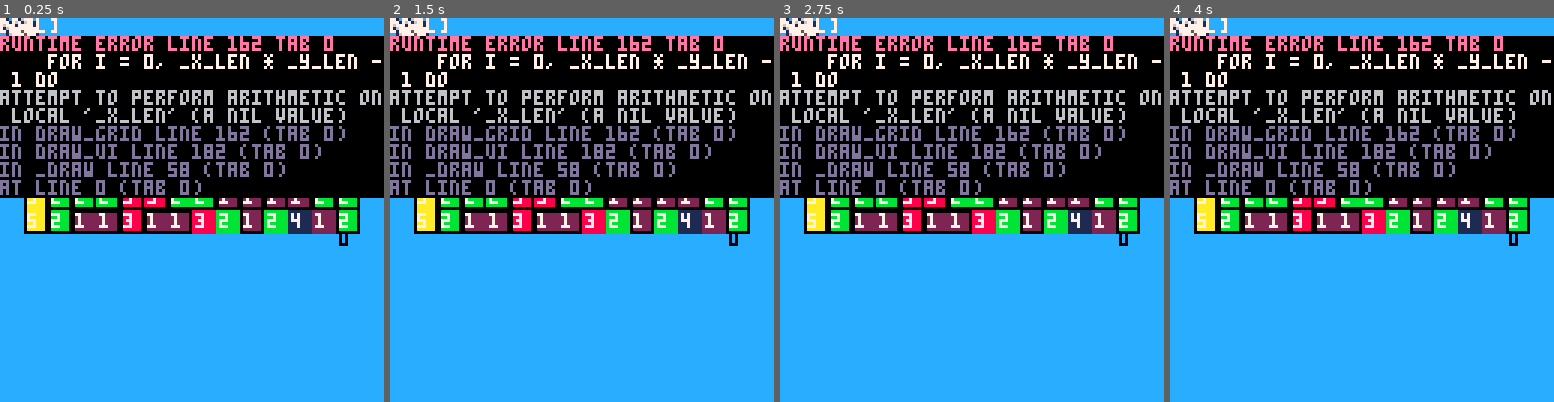
Above: before the commit, frames 1-4 (left to right).
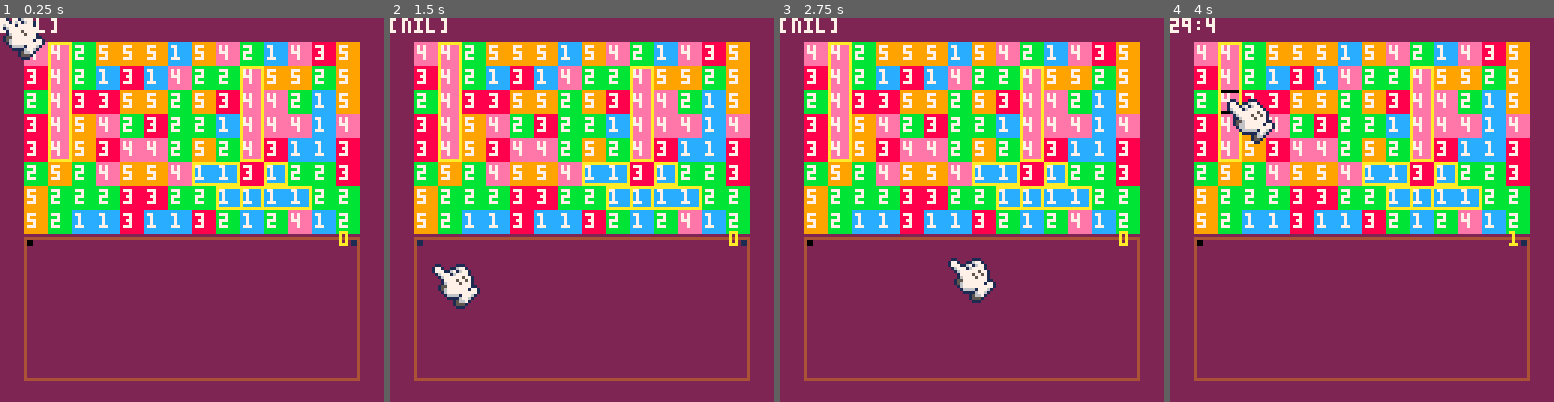
Above: after the commit, the same moments.

Repository: PxPerfectMike/match4
Game: PICO-8 cartridge match4.p8
Same seed, same stepped clock (60 frames per second), same inputs: the game is played once before the commit and once after it.
Inputs (mouse positions are in pixels of both pictures, inside the frame that each line leads up to):
- Up to frame 1 (0.25 s): no input
- Up to frame 2 (1.5 s): click (670, 121) at 0.67 s; click (436, 267) at 1.22 s
- Up to frame 3 (2.75 s): click (887, 114) at 1.77 s; click (952, 259) at 2.32 s
- Up to frame 4 (4 s): click (1404, 106) at 2.87 s; click (1465, 256) at 3.42 s; click (1231, 102) at 3.97 s

The runs differ from the first frame. In frame 1, 96% of the frame differs, in the area x 0-100%, y 0-100%; in frame 2, 96%; in frame 3, 96%; in frame 4, 96%.
Error before the commit: runtime error line 162 tab 0; for i = 0, _x_len * _y_len - 1 do; attempt to perform arithmetic on local '_x_len' (a nil value)

Commit message:
2 block connections are all being sensed (along with many minor changes)

Diff:
--- a/match4.p8
+++ b/match4.p8
@@ -35,36 +35,52 @@
 
 function _draw()
     -- clear screen (color)
-    cls(12)
-
-    -- draw grid (grid x_length, grid y_length, dimension, screen dimension, x_buffer, y_buffer, sprite_data, grid_data, print_color)
-    draw_grid(sz.x_len, sz.y_len, sprite_data.dim, sprite_data.screen_dim, sz.x_buff, sz.y_buff, sprite_data, grid, 7)
+    cls(2)
+
+    draw_ui()
 
     -- check grid (grid x_length, grid y_length, grid_data, x_buffer, y_buffer)
     check_grid(sz.x_len, sz.y_len, grid, sz.x_buff, sz.x_buff)
 
     --draw cursor (mouse stat, x stat, y stat, sprite 1, sprite 2, sprite dim x, sprite dim y)
     draw_cursor(stat(34), stat(32), stat(33), 16, 18, 2, 2)
-    debug_clicked_tile()
-
-    -- hilight clicked tile
-    if selected_tile != -1 then
-        rect(
-            selected_tile % sz.x_len * sprite_data.screen_dim + sz.x_buff,
-            flr(selected_tile / sz.x_len) * sprite_data.screen_dim + sz.y_buff,
-            selected_tile % sz.x_len * sprite_data.screen_dim + sz.x_buff + sprite_data.screen_dim - 1,
-            flr(selected_tile / sz.x_len) * sprite_data.screen_dim + sz.y_buff + sprite_data.screen_dim - 1,
-            color
-        )
-    end
-
-    draw_ui()
+    draw_debug()
 end
 
 -------- end page 0 --------
 -->8
 ---------- page 1 ----------
 -- helper functions
+
+function get_last(_table)
+    return _table[#_table]
+end
+
+function draw_debug()
+    debug_clicked_tile()
+end
+
+-- hilights a tile on the grid
+function highlight_tile(_tile, _x_len, _x_buff, _y_buff, _color)
+    rect(
+        _tile % _x_len * sprite_data.screen_dim + _x_buff,
+        flr(_tile / _x_len) * sprite_data.screen_dim + _y_buff,
+        _tile % _x_len * sprite_data.screen_dim + _x_buff + sprite_data.screen_dim - 1,
+        flr(_tile / _x_len) * sprite_data.screen_dim + _y_buff + sprite_data.screen_dim - 1,
+        _color
+    )
+end
+
+-- hilights a group of tiles on the grid (make sure it's horizontal or vertical)
+function highlight_tile_group(_tiles, _x_len, _x_buff, _y_buff, _color)
+    rect(
+        _tiles[1] % _x_len * sprite_data.screen_dim + _x_buff,
+        flr(_tiles[1] / _x_len) * sprite_data.screen_dim + _y_buff,
+        get_last(_tiles) % _x_len * sprite_data.screen_dim + _x_buff + sprite_data.screen_dim - 1,
+        flr(get_last(_tiles) / _x_len) * sprite_data.screen_dim + _y_buff + sprite_data.screen_dim - 1,
+        _color
+    )
+end
 
 -- set selected tile (mouse button, clicked tile)
 function set_selected_tile(mb, get_clicked)
@@ -100,32 +116,24 @@
     }
 end
 
-function draw_cursor()
-    if stat(34) == 1 then
-        spr(16, stat(32) - 1, stat(33) - 1, 2, 2)
-    else
-        spr(18, stat(32) - 1, stat(33) - 1, 2, 2)
-    end
-end
-
-function manage_sprite_data(x, y, dim, screen_dim)
+function manage_sprite_data(_x, _y, _dim, _screen_dim)
     -- sprite data
     sprite_data = {
-        { x = x, y = y },
-        { x = x * 2, y = y },
-        { x = x * 3, y = y },
-        { x = x * 4, y = y },
-        { x = x * 5, y = y },
-        { x = x * 6, y = y },
-        { x = x * 7, y = y },
-        { x = x * 8, y = y },
-        dim = dim,
-        screen_dim = screen_dim
+        { x = _x, y = _y },
+        { x = _x * 2, y = _y },
+        { x = _x * 3, y = _y },
+        { x = _x * 4, y = _y },
+        { x = _x * 5, y = _y },
+        { x = _x * 6, y = _y },
+        { x = _x * 7, y = _y },
+        { x = _x * 8, y = _y },
+        dim = _dim,
+        screen_dim = _screen_dim
     }
 end
 
 function debug_clicked_tile()
-    print(stat(34), 0)
+    print(stat(34))
     if get_clicked_tile() != -1 then
         print("" .. get_clicked_tile() .. ":" .. grid[get_clicked_tile()], 0, 0, 7)
     else
@@ -150,9 +158,9 @@
 
         -- return the tile index if it's valid
         if mouse_x >= sz.x_buff
-                and mouse_x <= sz.x_len * sprite_data.dim + sz.x_buff
+                and mouse_x < sz.x_len * sprite_data.dim + sz.x_buff
                 and mouse_y >= sz.y_buff
-                and mouse_y <= sz.y_len * sprite_data.dim + sz.y_buff then
+                and mouse_y < sz.y_len * sprite_data.dim + sz.y_buff then
             return tile_index
         end
     end
@@ -163,15 +171,17 @@
 -- draw grid (grid x_length, grid y_length, dimension, screen dimension, x_buffer, y_buffer, sprite_data, grid_data, print_color)
 function draw_grid(_x_len, _y_len, _dim, _screen_dim, _x_buff, _y_buff, _sprite_data, _grid_data, _print_color)
     for i = 0, _x_len * _y_len - 1 do
-        sspr(
-            _sprite_data[_grid_data[i]].x,
-            _sprite_data[_grid_data[i]].y,
-            _dim,
-            _dim,
-            i % _x_len * _screen_dim + _x_buff,
-            flr(i / _x_len) * _screen_dim + _y_buff,
-            _screen_dim, _screen_dim
-        )
+        if true then
+            sspr(
+                _sprite_data[_grid_data[i]].x,
+                _sprite_data[_grid_data[i]].y,
+                _dim,
+                _dim,
+                i % _x_len * _screen_dim + _x_buff,
+                flr(i / _x_len) * _screen_dim + _y_buff,
+                _screen_dim, _screen_dim
+            )
+        end
 
         print(_grid_data[i], i % _x_len * _sprite_data.screen_dim + _x_buff + 1, flr(i / _x_len) * _sprite_data.screen_dim + _y_buff + 1, _print_color)
     end
@@ -182,16 +192,18 @@
 end
 
 function draw_ui()
-    draw_grid()
-
+    -- draw grid (grid x_length, grid y_length, dimension, screen dimension, x_buffer, y_buffer, sprite_data, grid_data, print_color)
+    draw_grid(sz.x_len, sz.y_len, sprite_data.dim, sprite_data.screen_dim, sz.x_buff, sz.y_buff, sprite_data, grid, 7)
+
+    -- hilight clicked tile
+    if selected_tile != -1 then
+        highlight_tile(selected_tile, sz.x_len, sz.x_buff, sz.y_buff, color)
+    end
+
+    -- draw boarders
     rect(8, 73, 119, 120, 4)
     rectfill(9, 74, 10, 75, rnd(3))
     rectfill(117, 74, 118, 75, rnd(3))
-
-    -- hilight clicked tile
-    if selected_tile != -1 then
-        highlight_tile(selected_tile, 0)
-    end
 end
 
 function init_grid(x_len, y_len, tile_types)
@@ -210,8 +222,8 @@
 [table]: table of correct tiles
 ]]
 function check_grid(_x_len, _y_len, _grid, _x_buff, _y_buff)
-    possible_solutions = {}
-    solution_tiles = {}
+    local possible_solutions = {}
+    local solution_tiles = {}
 
     -- checking horizontal matches
     for i = 0, _x_len * _y_len - 1 do
@@ -222,8 +234,8 @@
                 -- if the tile to the left isn't the same color or it's the left most tile
                 if _grid[i] != _grid[i - 1] or i % _x_len == 0 then
                     -- make new table with the two tile indexs
-                    possible_solution = { i, i + 1 }
-                    j = 2
+                    local possible_solution = { i, i + 1 }
+                    local j = 2
                     -- check the following tiles, if it's the same color, add to the table
                     while _grid[i] == _grid[i + j] and (i + j) % _x_len != 0 do
                         add(possible_solution, i + j)
@@ -236,7 +248,7 @@
     end
 
     -- track when vertical matches start
-    vertical = #possible_solutions
+    local horizontal = #possible_solutions
 
     -- checking vertical matches
     for i = 0, _x_len * _y_len - _x_len - 1 do
@@ -245,8 +257,8 @@
             -- if the tile above matches this one then skip
             if _grid[i] != _grid[i - _x_len] then
                 -- make new table with the two tile indexs
-                possible_solution = { i, i + _x_len }
-                j = _x_len * 2
+                local possible_solution = { i, i + _x_len }
+                local j = _x_len * 2
                 -- check the following tiles, if it's the same color, add to the table
                 while _grid[i] == _grid[i + j] do
                     add(possible_solution, i + j)
@@ -260,56 +272,172 @@
     --deli(possible_solutions, 1) starts at 1 not 0
 
     for i = 1, #possible_solutions do
-        color = 0
-
-        solvable = false
+        --local color = 0
+
+        local solvable = false
 
         if #possible_solutions[i] == 2 then
-            if i < vertical then
-                -- if horizontal
-                -- the first item will be the left most tile so if there's a same tile x2 over to the left of the first tile
-                -- check the top and bottom for the tile to the left of the first tile
-                -- the last item will be the right most tile so if there's a same tile x2 over to the right of the first tile
-                -- check the top and bottom for the tile to the right of the last tile
-            else
+            if i > horizontal then
                 -- if vertical
-                -- the first item will be the top most tile so if there's a same tile x2 over the top of the first tile
-                -- check the left and right for the tile above the first tile
+
                 -- the last item will be the bottom most tile so if there's a same tile x2 under the bottom of the last tile
                 -- check the left and right for the tile below the last tile
+
+                local tile_index = possible_solutions[i][1]
+                local tile_type = _grid[tile_index]
+                -- the first item will be the top most tile so if there's a same tile x2 over the top of the first tile
+                -- so if the first tile has at least 2 tiles above it
+                if flr(tile_index / _x_len) >= 2 then
+                    -- check the tile above by two
+                    if _grid[tile_index - 2 * _x_len] == tile_type then
+                        -- check the left and right for the tile above the first tile
+
+                        -- if there is a column to the right
+                        if tile_index % _x_len < _x_len - 1 then
+                            if _grid[tile_index - _x_len + 1] == tile_type then
+                                solvable = true
+                                highlight_tile(tile_index - _x_len + 1, _x_len, _x_buff, _y_buff, 10)
+                            end
+                        end
+
+                        -- if there is a column to the left
+                        if tile_index % _x_len >= 1 then
+                            if _grid[tile_index - _x_len - 1] == tile_type then
+                                solvable = true
+                                highlight_tile(tile_index - _x_len - 1, _x_len, _x_buff, _y_buff, 10)
+                            end
+                        end
+
+                        if solvable then
+                            highlight_tile_group(possible_solutions[i], _x_len, _x_buff, _y_buff, 10)
+                            highlight_tile(tile_index - 2 * _x_len, _x_len, _x_buff, _y_buff, 10)
+                        end
+                    end
+                end
+
+                tile_index = get_last(possible_solutions[i])
+                -- the last item will be the right most tile so if there's a same tile x2 over to the right of the first tile
+                -- so if the last tile has at least 2 tiles to the right of it
+                if flr(tile_index / _x_len) < _y_len - 2 then
+                    -- check the tile under by two
+                    if _grid[tile_index + 2 * _x_len] == tile_type then
+                        -- check the left and right for the tile below the last tile
+
+                        -- if there is a column to the right
+                        if tile_index % _x_len < _x_len - 1 then
+                            -- check that the above tile is the same
+                            if _grid[tile_index + _x_len + 1] == tile_type then
+                                solvable = true
+                                highlight_tile(tile_index + _x_len + 1, _x_len, _x_buff, _y_buff, 10)
+                            end
+                        end
+
+                        -- if there is a column to the left
+                        if tile_index % _x_len >= 1 then
+                            -- check that the below tile is the same
+                            if _grid[tile_index + _x_len - 1] == tile_type then
+                                solvable = true
+                                highlight_tile(tile_index + _x_len - 1, _x_len, _x_buff, _y_buff, 10)
+                            end
+                        end
+
+                        if solvable then
+                            highlight_tile_group(possible_solutions[i], _x_len, _x_buff, _y_buff, 10)
+                            highlight_tile(tile_index + 2 * _x_len, _x_len, _x_buff, _y_buff, 10)
+                        end
+                    end
+                end
+            else
+                -- if horizontal
+
+                local tile_index = possible_solutions[i][1]
+                local tile_type = _grid[tile_index]
+                -- the first item will be the left most tile so if there's a same tile x2 over to the left of the first tile
+                -- so if the first tile has at least 2 tiles to the left of it
+                if tile_index % _x_len >= 2 then
+                    -- check the tile over by two
+                    if _grid[tile_index - 2] == tile_type then
+                        -- check the top and bottom for the tile to the left of the first tile
+
+                        -- if there is a row above
+                        if flr(tile_index / _x_len) >= 1 then
+                            if _grid[tile_index - 1 - _x_len] == tile_type then
+                                solvable = true
+                                highlight_tile(tile_index - 1 - _x_len, _x_len, _x_buff, _y_buff, 10)
+                            end
+                        end
+                        -- if there is a row below
+                        if flr(tile_index / _x_len) < _y_len - 1 then
+                            if _grid[tile_index - 1 + _x_len] == tile_type then
+                                solvable = true
+                                highlight_tile(tile_index - 1 + _x_len, _x_len, _x_buff, _y_buff, 10)
+                            end
+                        end
+
+                        if solvable then
+                            highlight_tile_group(possible_solutions[i], _x_len, _x_buff, _y_buff, 10)
+                            highlight_tile(tile_index - 2, _x_len, _x_buff, _y_buff, 10)
+                        end
+                    end
+                end
+
+                tile_index = get_last(possible_solutions[i])
+                -- the last item will be the right most tile so if there's a same tile x2 over to the right of the first tile
+                -- so if the last tile has at least 2 tiles to the right of it
+                if tile_index % _x_len < _x_len - 2 then
+                    -- check the tile over by two
+                    if _grid[tile_index + 2] == tile_type then
+                        -- check the top and bottom for the tile to the right of the last tile
+
+                        -- if there is a row above
+                        if flr(tile_index / _x_len) >= 1 then
+                            -- check that the above tile is the same
+                            if _grid[tile_index + 1 - _x_len] == tile_type then
+                                solvable = true
+                                highlight_tile(tile_index + 1 - _x_len, _x_len, _x_buff, _y_buff, 10)
+                            end
+                        end
+                        -- if there is a row below
+                        if flr(tile_index / _x_len) < _y_len - 1 then
+                            -- check that the below tile is the same
+                            if _grid[tile_index + 1 + _x_len] == tile_type then
+                                solvable = true
+                                highlight_tile(tile_index + 1 + _x_len, _x_len, _x_buff, _y_buff, 10)
+                            end
+                        end
+
+                        if solvable then
+                            highlight_tile_group(possible_solutions[i], _x_len, _x_buff, _y_buff, 10)
+                            highlight_tile(tile_index + 2, _x_len, _x_buff, _y_buff, 10)
+                        end
+                    end
+                end
             end
-            solvable = true
         elseif #possible_solutions[i] == 3 then
-            if i < vertical then
+            if i > horizontal then
+                -- if vertical
+                -- the first item will be the top most tile so check to the top, left, and right of the first tile
+                -- the last item will be the bottom most tile so check the bottom, left, and right of the last tile
+            else
                 -- if horizontal
                 -- the first item will be the left most tile so check to the left, top, and bottom of the first tile
                 -- the last item will be the right most tile so check the right, top, and bottom of the last tile
-            else
-                -- if vertical
-                -- the first item will be the top most tile so check to the top, left, and right of the first tile
-                -- the last item will be the bottom most tile so check the bottom, left, and right of the last tile
             end
-            solvable = true
         else
             -- this is already a solution so add it to solutions
-            color = 9
-            solvable = true
+            highlight_tile_group(possible_solutions[i], _x_len, _x_buff, _y_buff, 10)
+            -- solvable = true
         end
 
         if solvable then
-            color = 0
+            -- color = 9
         else
             -- the error is probably coming from the change in size so the index is shifted when one of them is deleted
-            deli(possible_solutions, i + 1)
+            --deli(possible_solutions, i + 1)
+            -- color = 0
         end
 
-        rect(
-            possible_solutions[i][1] % _x_len * sprite_data.screen_dim + _x_buff,
-            flr(possible_solutions[i][1] / _x_len) * sprite_data.screen_dim + _y_buff,
-            possible_solutions[i][#possible_solutions[i]] % _x_len * sprite_data.screen_dim + _x_buff + sprite_data.screen_dim - 1,
-            flr(possible_solutions[i][#possible_solutions[i]] / _x_len) * sprite_data.screen_dim + _y_buff + sprite_data.screen_dim - 1,
-            color
-        )
+        --highlight_tile_group(possible_solutions[i], _x_len, _x_buff, _y_buff, color)
     end
 end
 -------- end page 1 --------
@@ -322,6 +450,7 @@
     end
     return array
 end
+---hello world
 -------- end page 2 --------
 
 
Not shown, changed: 32 lines of the sprite sheet (__gfx__) section of match4.p8
